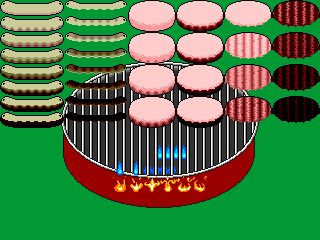
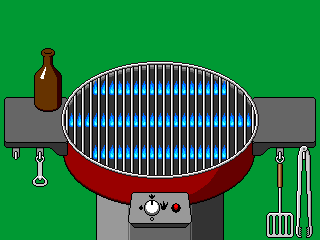
Comparing the layer stacks of the two w=320, h=240 images. Changes:
hid "meat" over 0, 0, 320, 128
added layer "flames" above "flames-test" over 68, 81, 252, 159
renamed "flames" to "flames-test", hid it over 113, 145, 207, 192
painted on "rim" over 66, 65, 254, 175
added layer "tools" above "cap" over 32, 145, 313, 238
added layer "beer" above "wings" over 34, 48, 62, 112
added layer "wings" above "dials" over 4, 97, 316, 160
added layer "dials" above "body" over 128, 192, 192, 228
painted on "body" over 63, 133, 255, 208
added layer "tank" above "bg" over 96, 176, 224, 240
